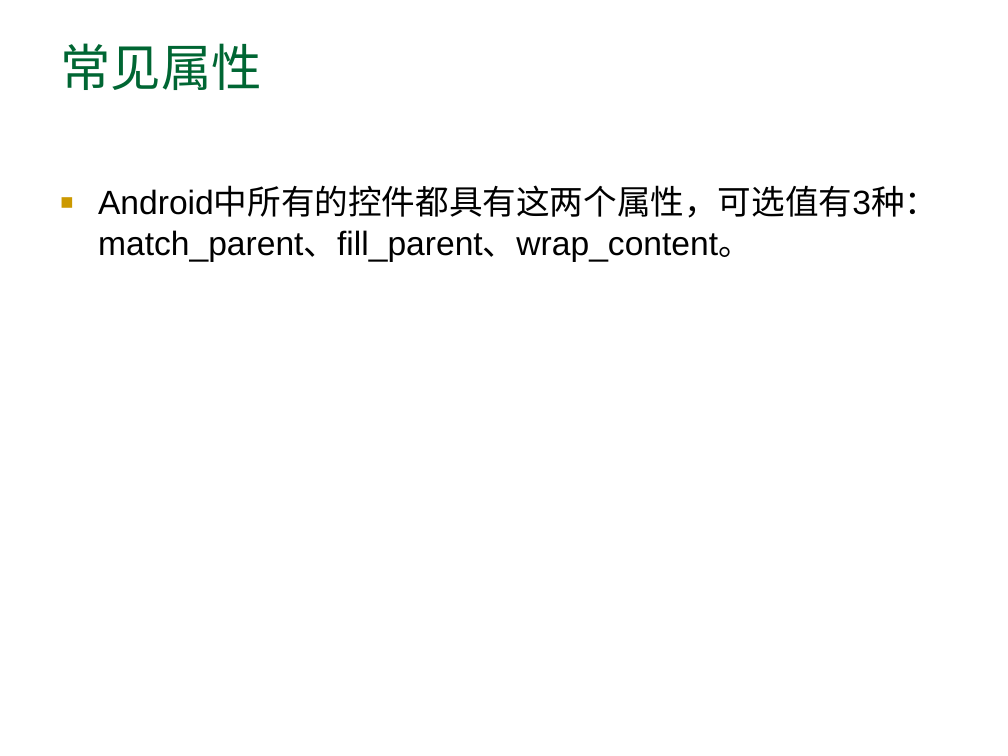
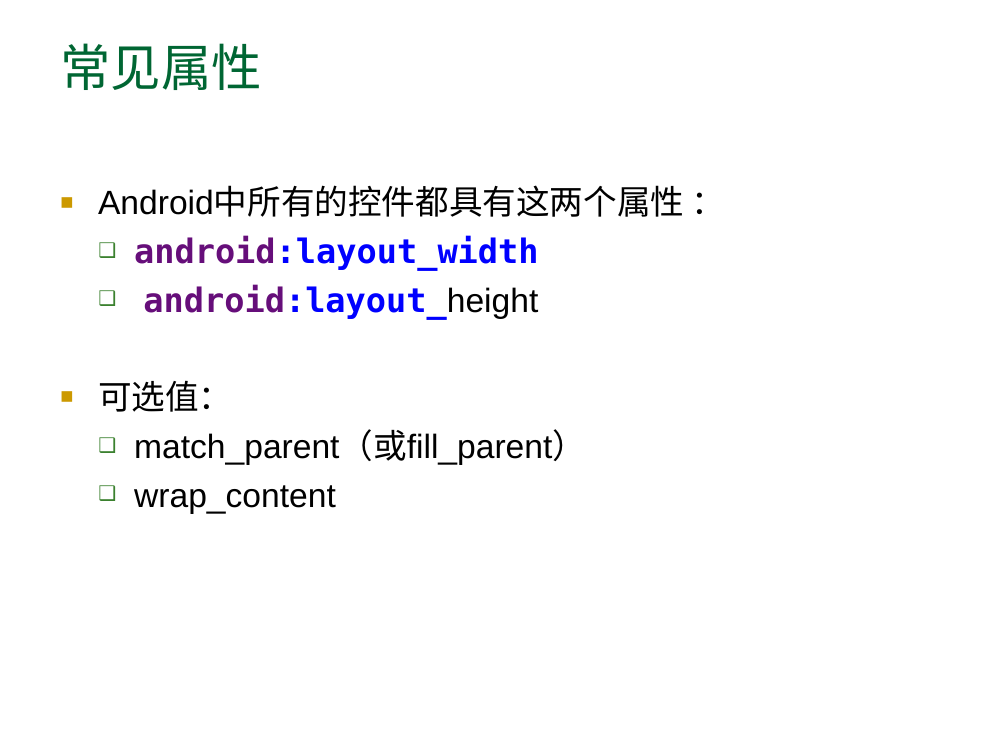
Before and after one commit to arnold117/AndroidProgramming, a slide deck: slide 19 of slides/第二讲 Android入门和简单程序设计.ppt. Drawn at 1008x756 pixels with LibreOffice and Linux fonts; fonts in the diff are those of the drawing. Boxes give left, top, right and bottom in pixels: in the first picture for what was removed or moved away, otherwise in the second. Text is boxed around its words. In the diff, an @@ line names an element or a change of style, - is before the commit and + after.

```diff
--- a/slides/第二讲 Android入门和简单程序设计.ppt
+++ b/slides/第二讲 Android入门和简单程序设计.ppt
@@ text at [98, 188, 684, 514]: text changed @@
-■ Android中所有的控件都具有这两个属性，可选值有3种：match_parent、fill_parent、wrap_content。
+■ Android中所有的控件都具有这两个属性 ：
+  ❑ android:layout_width
+  ❑ android:layout_height
+■ 可选值：
+  ❑ match_parent（或fill_parent）
+  ❑ wrap_content
```
Also in this commit, not shown: 12 other slides changed, 10 slides added, 8 slides removed, 1 other file.
